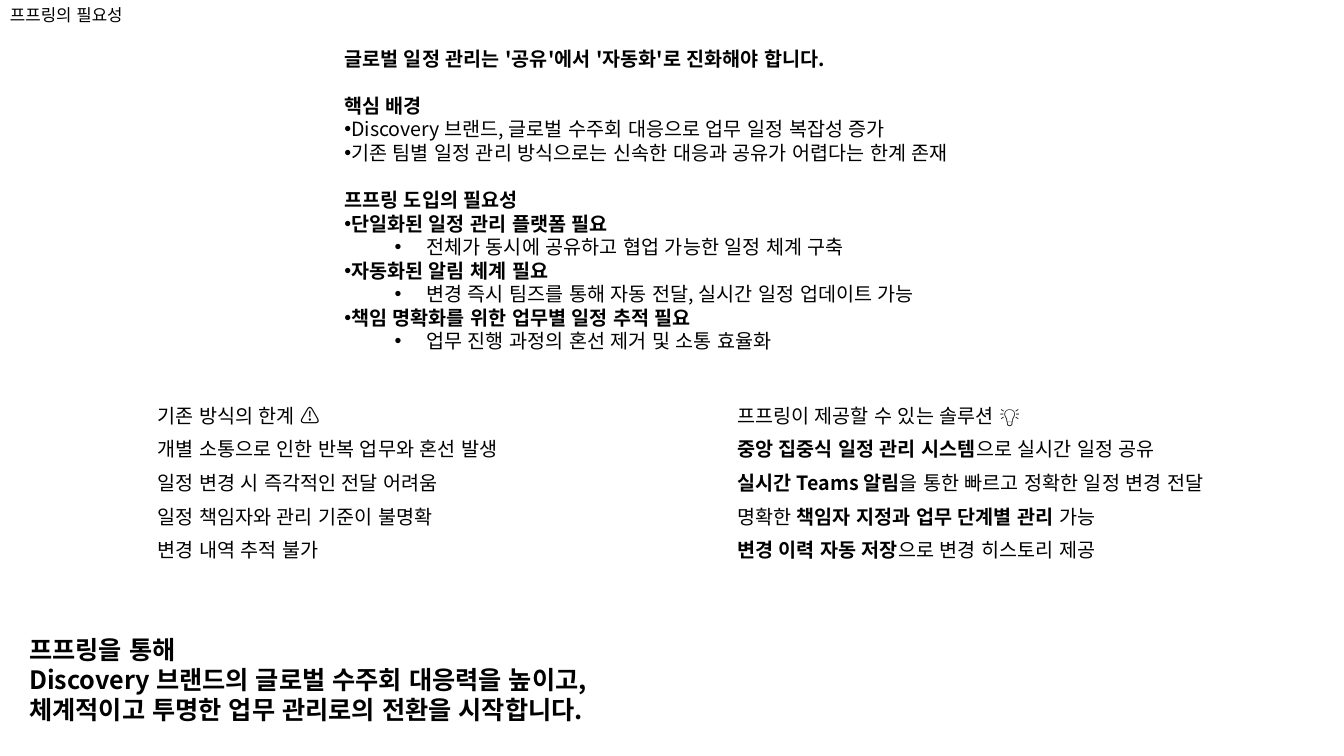
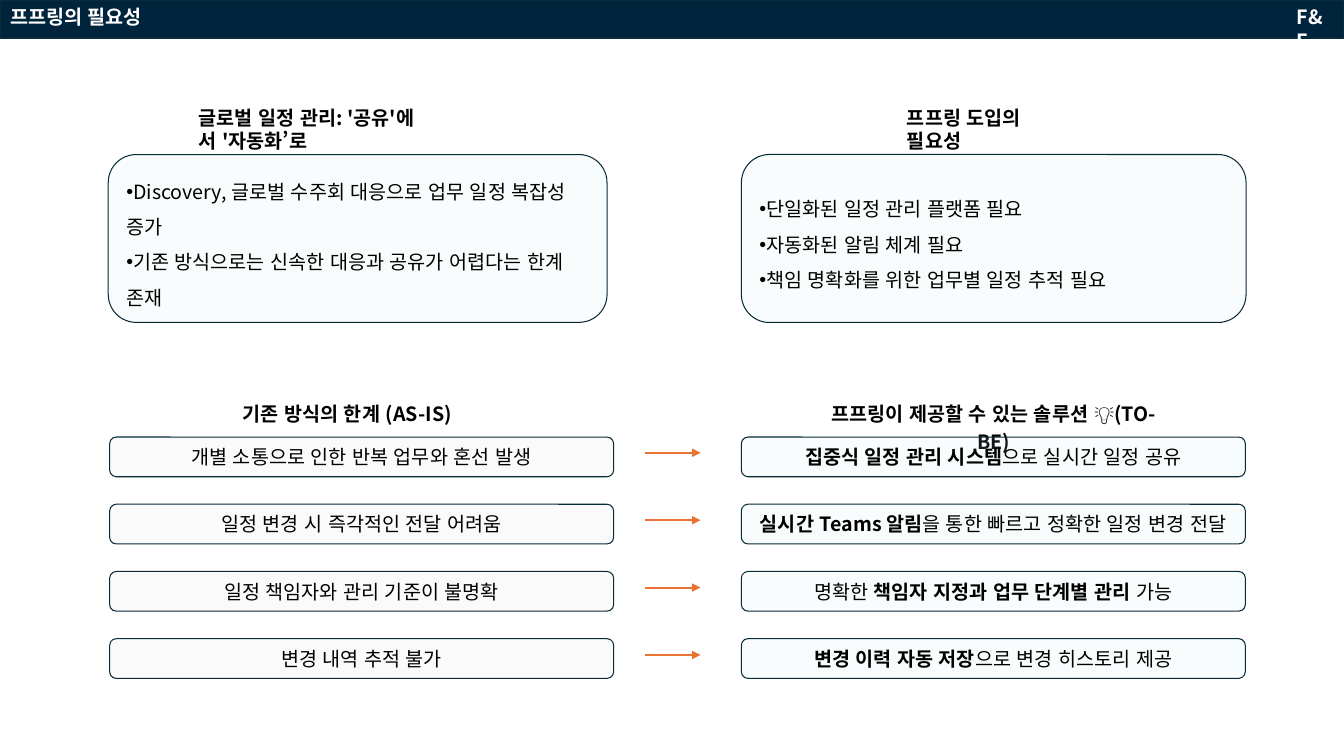
Before and after one commit to guangyean/gtm-alert-bot, a slide deck: slide 4 of 프프링🔔.pptx (slide 3 before the commit). Drawn at 1344x756 pixels with LibreOffice and Linux fonts; fonts in the diff are those of the drawing. Boxes give left, top, right and bottom in pixels: in the first picture for what was removed or moved away, otherwise in the second. Text is boxed around its words. In the diff, an @@ line names an element or a change of style, - is before the commit and + after.

```diff
--- a/프프링🔔.pptx
+++ b/프프링🔔.pptx
@@ text "프프링의 필요성" at [10,7,142,26]: size 12 to 14 pt, text colour #000000 to #FFFFFF, bold on @@
@@ rectangle added at [0,0,1344,38], fill #01243D, outline #092A39 1.5 pt @@
@@ text added at [1297,9,1323,39], 14 pt, text #FFFFFF, bold @@
+F&F
@@ text at [199,108,414,150]: text changed; bold on @@
-글로벌 일정 관리는 '공유'에서 '자동화'로 진화해야 합니다.
-핵심 배경
-• Discovery 브랜드, 글로벌 수주회 대응으로 업무 일정 복잡성 증가
-• 기존 팀별 일정 관리 방식으로는 신속한 대응과 공유가 어렵다는 한계 존재
-프프링 도입의 필요성
-• 단일화된 일정 관리 플랫폼 필요
-  • 전체가 동시에 공유하고 협업 가능한 일정 체계 구축
-• 자동화된 알림 체계 필요
-  • 변경 즉시 팀즈를 통해 자동 전달, 실시간 일정 업데이트 가능
-• 책임 명확화를 위한 업무별 일정 추적 필요
-  • 업무 진행 과정의 혼선 제거 및 소통 효율화
+글로벌 일정 관리: '공유'에서 '자동화’로
@@ text added at [907,108,1021,150], 14 pt, text #000000, bold @@
+프프링 도입의 필요성
@@ rounded rectangle added at [108,154,607,323], fill #C1E5F5 at 10% opacity, outline #092A39 0.75 pt, 14 pt, text #000000 @@
+• Discovery, 글로벌 수주회 대응으로 업무 일정 복잡성 증가
+• 기존 방식으로는 신속한 대응과 공유가 어렵다는 한계 존재
@@ rounded rectangle added at [741,154,1246,323], fill #C1E5F5 at 10% opacity, outline #092A39 0.75 pt, 14 pt, text #000000 @@
+• 단일화된 일정 관리 플랫폼 필요
+• 자동화된 알림 체계 필요
+• 책임 명확화를 위한 업무별 일정 추적 필요
@@ table at [175,393,518,429] @@
-기존 방식의 한계 ⚠️ | 프프링이 제공할 수 있는 솔루션 💡
-개별 소통으로 인한 반복 업무와 혼선 발생 | 중앙 집중식 일정 관리 시스템으로 실시간 일정 공유
-일정 변경 시 즉각적인 전달 어려움 | 실시간 Teams 알림을 통한 빠르고 정확한 일정 변경 전달
-일정 책임자와 관리 기준이 불명확 | 명확한 책임자 지정과 업무 단계별 관리 가능
-변경 내역 추적 불가 | 변경 이력 자동 저장으로 변경 히스토리 제공
+기존 방식의 한계 (AS-IS)
@@ table: place and size @@
-table at [147,395,1307,564]
+table at [175,393,518,429]
@@ table added at [809,393,1180,468], 2 rows, 1 columns @@
+프프링이 제공할 수 있는 솔루션 💡(TO-BE)
+
@@ rounded rectangle added at [110,438,614,477], fill #D1D1D1 at 10% opacity, outline #092A39 0.75 pt, 14 pt, text #000000 @@
+개별 소통으로 인한 반복 업무와 혼선 발생
@@ rounded rectangle added at [741,438,1245,477], fill #C1E5F5 at 10% opacity, outline #092A39 0.75 pt, 14 pt, text #000000, bold @@
+집중식 일정 관리 시스템으로 실시간 일정 공유
@@ arrow added from (645, 453) to (701, 453), #E97132 1.5 pt @@
@@ rounded rectangle added at [110,504,614,543], fill #D1D1D1 at 10% opacity, outline #092A39 0.75 pt, 14 pt, text #000000 @@
+일정 변경 시 즉각적인 전달 어려움
@@ rounded rectangle added at [741,504,1245,543], fill #C1E5F5 at 10% opacity, outline #092A39 0.75 pt, 14 pt, text #000000 @@
+실시간 Teams 알림을 통한 빠르고 정확한 일정 변경 전달
@@ arrow added from (645, 520) to (701, 520), #E97132 1.5 pt @@
@@ rounded rectangle added at [110,572,614,611], fill #D1D1D1 at 10% opacity, outline #092A39 0.75 pt, 14 pt, text #000000 @@
+일정 책임자와 관리 기준이 불명확
@@ arrow added from (645, 588) to (701, 588), #E97132 1.5 pt @@
@@ rounded rectangle added at [741,572,1245,611], fill #C1E5F5 at 10% opacity, outline #092A39 0.75 pt, 14 pt, text #000000, bold @@
+명확한 책임자 지정과 업무 단계별 관리 가능
@@ text removed at [29,638,587,722] @@
-프프링을 통해
-Discovery 브랜드의 글로벌 수주회 대응력을 높이고,
-체계적이고 투명한 업무 관리로의 전환을 시작합니다.
@@ rounded rectangle added at [110,639,614,679], fill #D1D1D1 at 10% opacity, outline #092A39 0.75 pt, 14 pt, text #000000 @@
+변경 내역 추적 불가
@@ arrow added from (645, 655) to (701, 655), #E97132 1.5 pt @@
@@ rounded rectangle added at [741,639,1245,679], fill #C1E5F5 at 10% opacity, outline #092A39 0.75 pt, 14 pt, text #000000 @@
+변경 이력 자동 저장으로 변경 히스토리 제공
```
Also in this commit, not shown: 8 other slides changed, 2 slides added, 1 slide removed, 6 other files.
